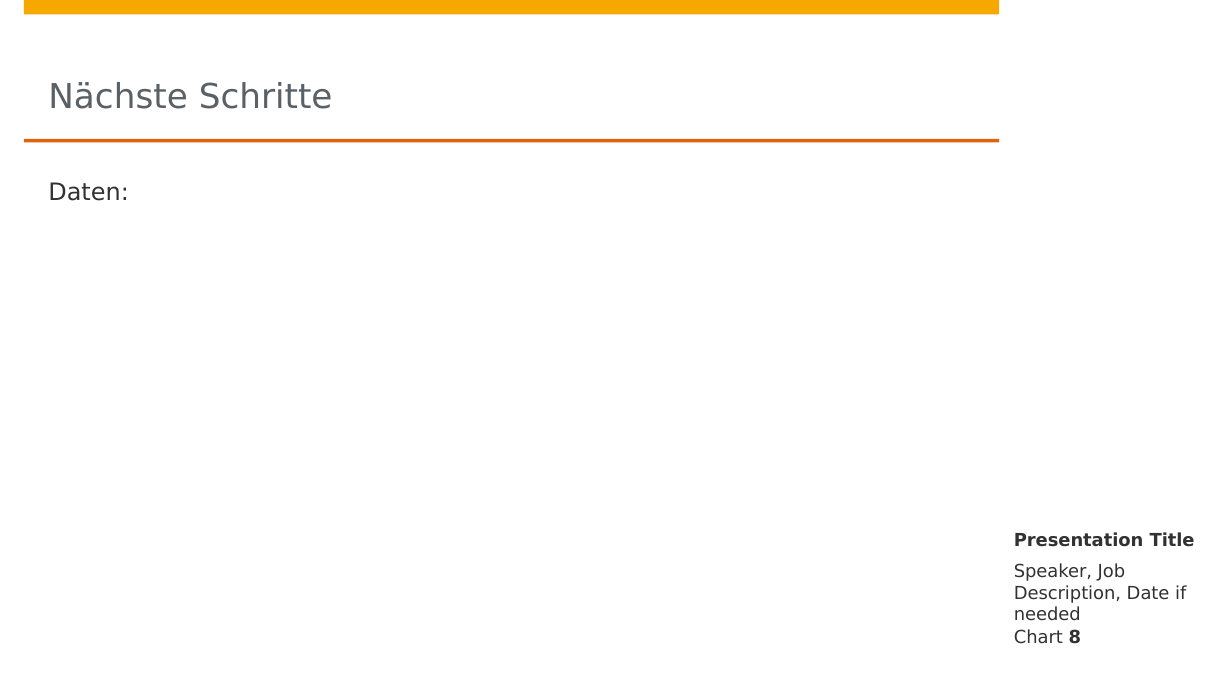
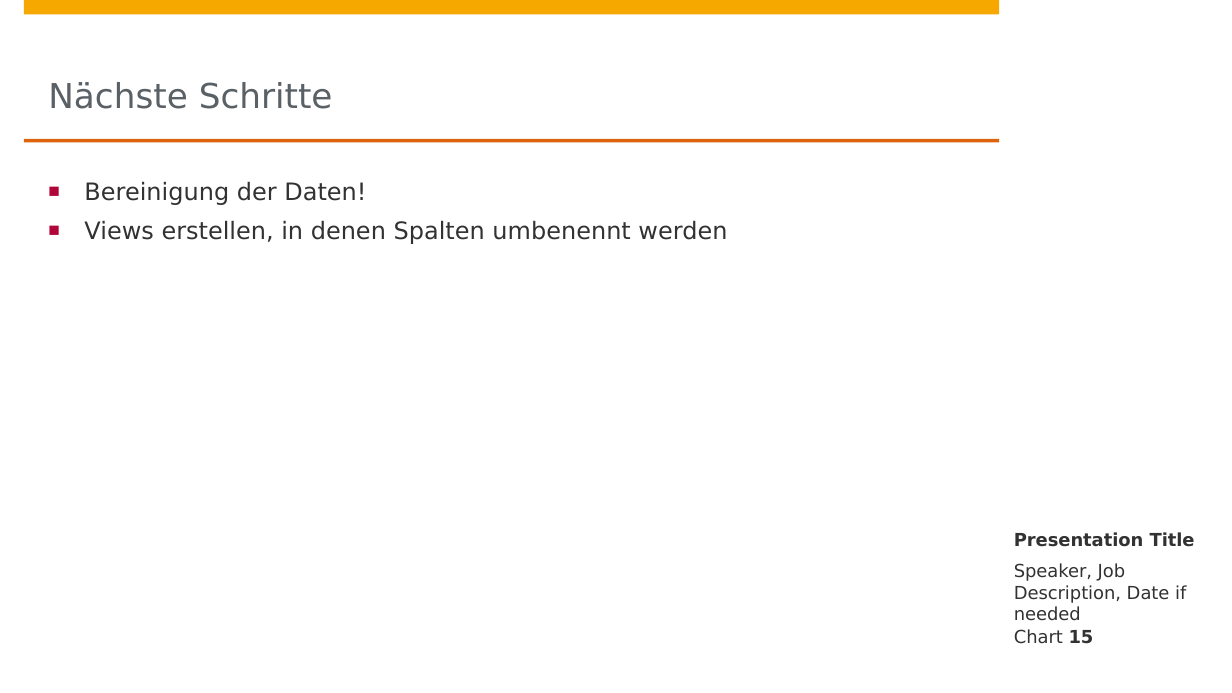
Before and after one commit to johanneshoetter/Health-Data-Integration, a slide deck: slide 15 of presentations/integration.pptx (slide 8 before the commit). Drawn at 1232x693 pixels with LibreOffice and Linux fonts; fonts in the diff are those of the drawing; background and template pictures are left out. Boxes give left, top, right and bottom in pixels: in the first picture for what was removed or moved away, otherwise in the second. Text is boxed around its words. In the diff, an @@ line names an element or a change of style, - is before the commit and + after.

```diff
--- a/presentations/integration.pptx
+++ b/presentations/integration.pptx
@@ text at (x1=84, y1=181, x2=727, y2=244): text changed @@
-Daten:
+  ■ Bereinigung der Daten!
+  ■ Views erstellen, in denen Spalten umbenennt werden
@@ page number at (x1=1014, y1=629, x2=1094, y2=644): text changed @@
-Chart 8
+Chart 15
```
Also in this commit, not shown: 5 other slides changed, 7 slides added, 4 other files.
